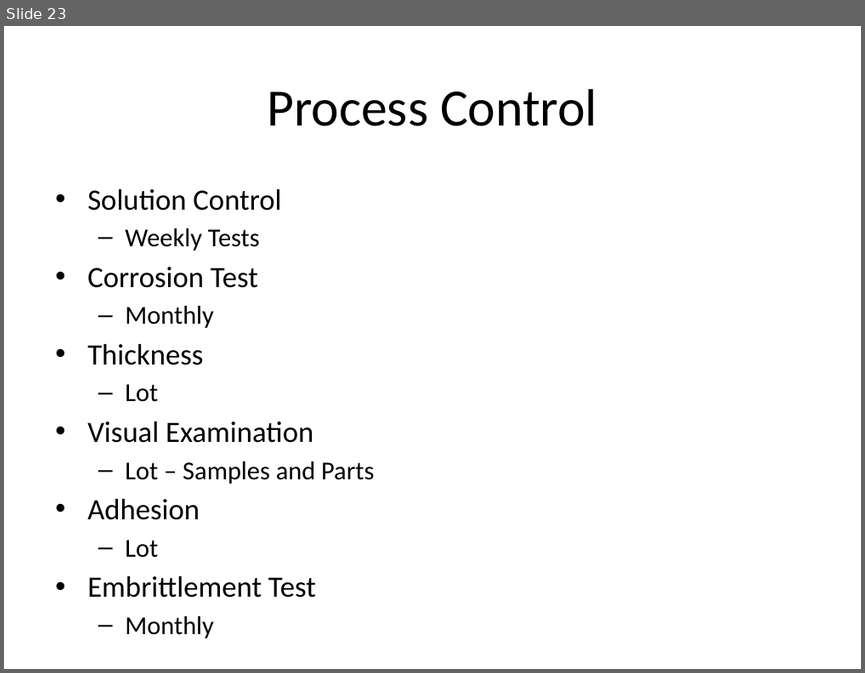
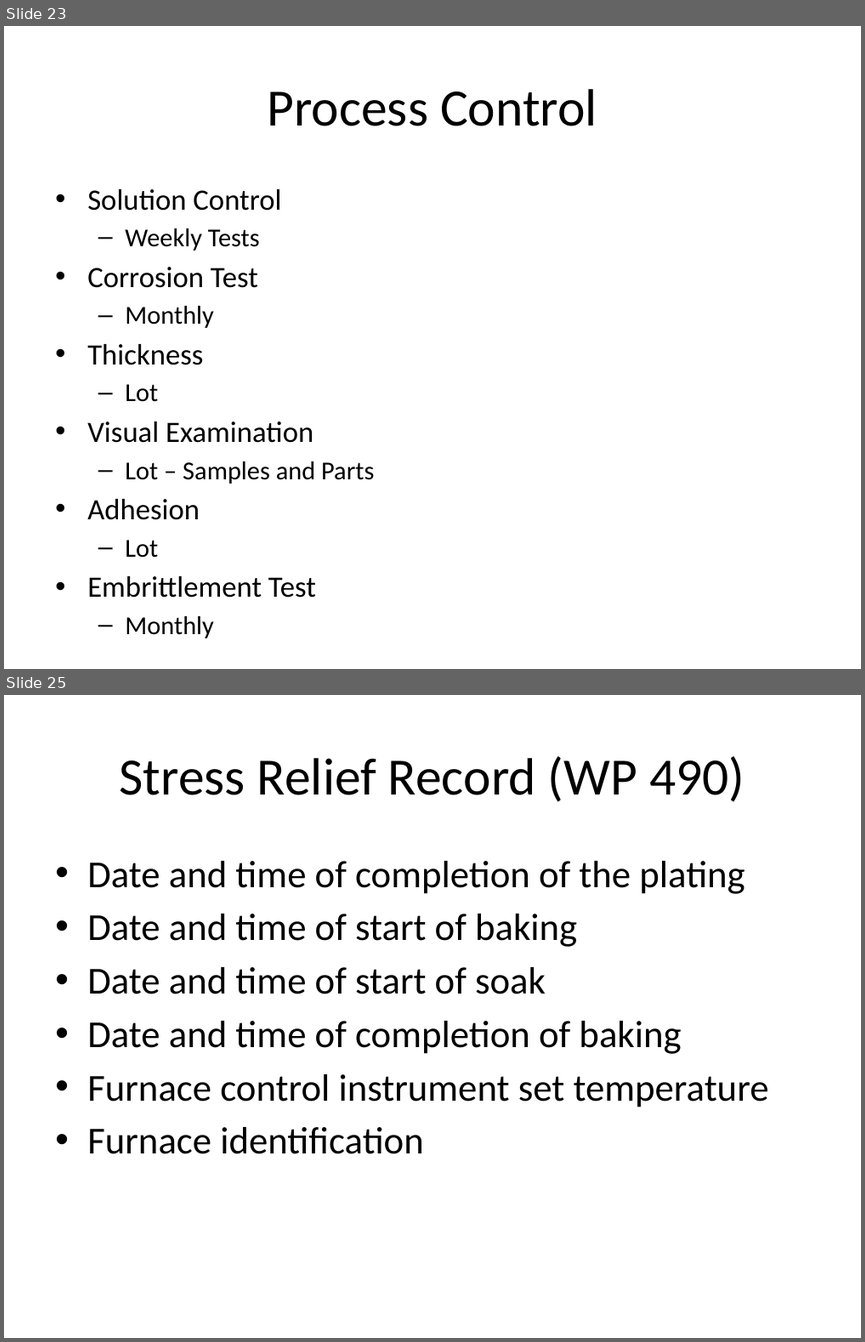
Before and after one commit to hggumich/training, a slide deck: Cad Plating.pptx. Shown one above the other, each under a label of ours: slide 23 before the commit, slides 23 and 25 after it; the slides between them are not shown. The pictures are 865x673 and 865x1342 pixels, drawn with LibreOffice and Linux fonts; fonts in the diff are those of the drawing. Boxes give left, top, right and bottom in pixels: in the first picture for what was removed or moved away, otherwise in the second. Text is boxed around its words. In the diff, an @@ line names an element or a change of style, - is before the commit and + after.

```diff
--- a/Cad Plating.pptx
+++ b/Cad Plating.pptx
@@ slide 25 added at <box>4,695,861,1338</box>, background #FFFFFF @@
@@ title added at <box>120,756,744,802</box>, 44 pt, text #000000 @@
+Stress Relief Record (WP 490)
@@ text added at <box>87,861,769,1154</box>, 32 pt, text #000000 @@
+• Date and time of completion of the plating
+• Date and time of start of baking
+• Date and time of start of soak
+• Date and time of completion of baking
+• Furnace control instrument set temperature
+• Furnace identification
```
Also in this commit, not shown: 2 slides changed, 1 other slide added.
